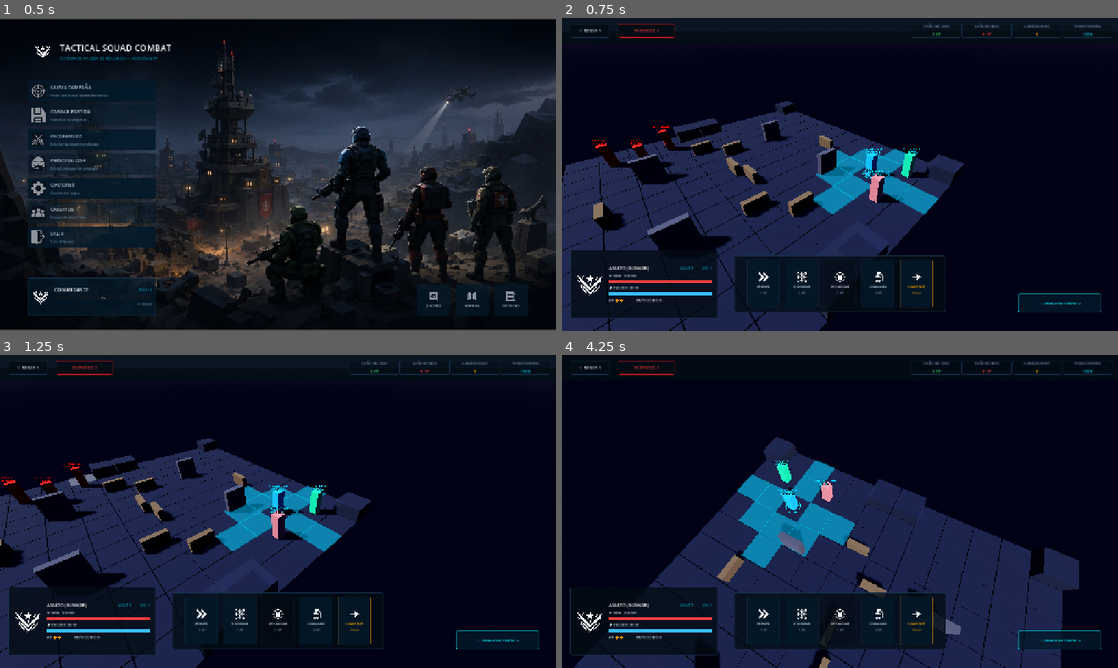
Above: before the commit, frames 1-4 (two rows, left to right).
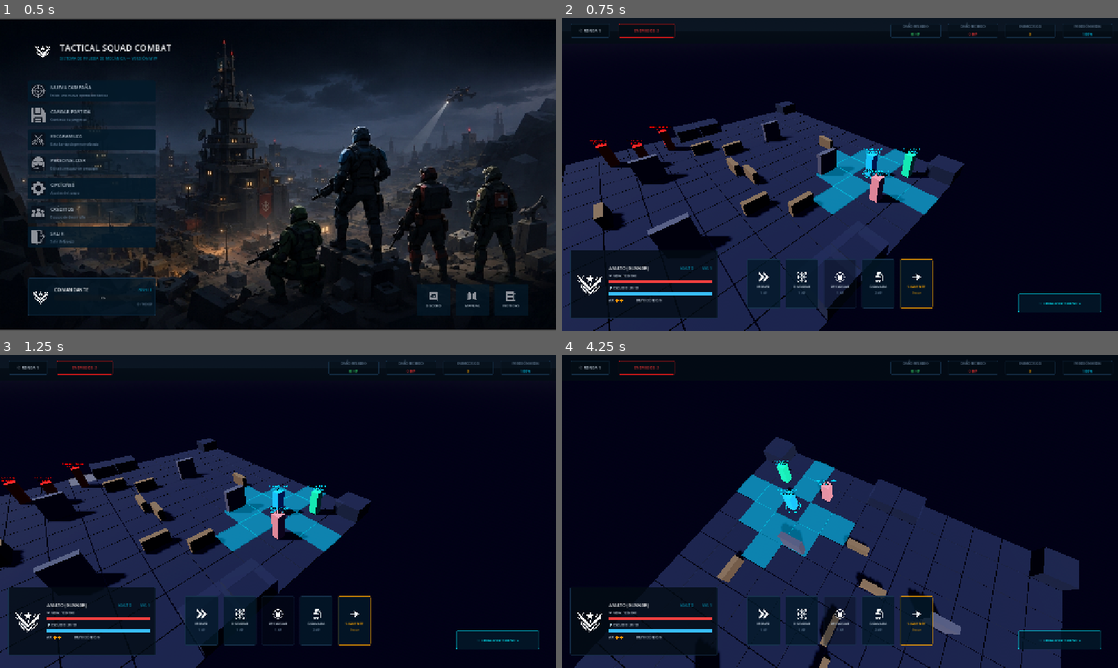
Above: after the commit, the same moments.

Repository: axel-molina/WarTacticGame
Game: Godot game, scene res://scenes/menu/menu_scene.tscn
Same seed, same stepped clock (60 frames per second), same inputs: the game is played once before the commit and once after it.
Inputs (mouse positions are in pixels of both pictures, inside the frame that each line leads up to):
- Up to frame 1 (0.5 s): no input
- Up to frame 2 (0.75 s): click (650, 140) at 0.5 s
- Up to frame 3 (1.25 s): no input
- Up to frame 4 (4.25 s): click "♢ FINALIZAR TURNO »" at 1.25 s; move the mouse to (962, 495) at 2.02 s; hold Right (ui_right) 2.03-2.75 s; hold Q 2.03-2.75 s; click (962, 495) at 2.17 s; drag from (728, 527) to (812, 574) at 2.77 s; move the mouse to (895, 442) at 3.52 s; hold Right (ui_right) from 3.53 s (still down); hold Q from 3.53 s (still down); click (895, 442) at 3.67 s

Frame 1 is identical in both runs. In frame 2, 2.3% of the frame differs, in the area x 5-90%, y 1-94%; in frame 3, 1.2%; in frame 4, 3.2%, in the area x 31-90%, y 1-94%.

Commit message:
Implement hover combat sounds, transparent ActionPanel, rename Aliens to Enemigos, add 3D bullets and grenade explosion particles VFX

Diff:
--- a/tactical-squad-combat/scenes/main/battle_scene.gd
+++ b/tactical-squad-combat/scenes/main/battle_scene.gd
@@ -29,8 +29,8 @@
 
 	# Enemy squad (Far/Front zone in a 12x12 grid)
 	spawn_soldier("Plasma Trooper", class_trooper, Vector2i(8, 9), true)
-	spawn_soldier("Alien Ranger", class_ranger, Vector2i(9, 10), true)
-	spawn_soldier("Alien Dreadnought", class_heavy, Vector2i(7, 10), true)
+	spawn_soldier("Ranger Enemigo", class_ranger, Vector2i(9, 10), true)
+	spawn_soldier("Dreadnought Enemigo", class_heavy, Vector2i(7, 10), true)
 
 	# Focus camera on the first player soldier
 	if GameManager.all_soldiers.size() > 0:
--- a/tactical-squad-combat/scenes/ui/hud.tscn
+++ b/tactical-squad-combat/scenes/ui/hud.tscn
@@ -165,6 +165,8 @@
 corner_radius_top_right = 2
 corner_radius_bottom_right = 2
 corner_radius_bottom_left = 2
+
+[sub_resource type="StyleBoxEmpty" id="StyleBoxEmpty_ActionPanel"]
 
 [sub_resource type="StyleBoxFlat" id="StyleBoxFlat_TurnButton"]
 bg_color = Color(0.0117647, 0.0980392, 0.160784, 0.8)
@@ -244,7 +246,7 @@
 [node name="StatsBox" type="HBoxContainer" parent="HUD/TopPanel/Margin/HBox"]
 layout_mode = 2
 theme_override_constants/margin_right = 10
-theme_override_constants/separation = 16
+theme_override_constants/separation = 32
 alignment = 2
 
 [node name="DmgDealt" type="PanelContainer" parent="HUD/TopPanel/Margin/HBox/StatsBox"]
@@ -309,7 +311,7 @@
 layout_mode = 2
 theme_override_colors/font_color = Color(0.4, 0.5, 0.6, 1)
 theme_override_font_sizes/font_size = 7
-text = "ALIENÍGENAS K.O."
+text = "ENEMIGOS K.O."
 horizontal_alignment = 1
 
 [node name="Val" type="Label" parent="HUD/TopPanel/Margin/HBox/StatsBox/Kills/VBox"]
@@ -436,7 +438,7 @@
 anchor_top = 0.76
 anchor_right = 0.69
 anchor_bottom = 0.94
-theme_override_styles/panel = SubResource("StyleBoxFlat_Card")
+theme_override_styles/panel = SubResource("StyleBoxEmpty_ActionPanel")
 
 [node name="Margin" type="MarginContainer" parent="HUD/ActionPanel"]
 layout_mode = 2
--- a/tactical-squad-combat/scripts/autoloads/game_manager.gd
+++ b/tactical-squad-combat/scripts/autoloads/game_manager.gd
@@ -73,44 +73,64 @@
 	var ammo_consumed = 3 if shooter.class_data.class_id == "assault" else 1
 	shooter.stats.ammo = max(0, shooter.stats.ammo - ammo_consumed)
 
-	if is_hit:
-		var dmg = breakdown.final_damage
-		EventBus.combat_log_added.emit("🎯 ¡Impacto! %s dispara a %s (%d%% de acierto). Daño: %d" % [
-			shooter.soldier_name, defender.soldier_name, breakdown.final_accuracy, dmg
-		], "player_attack" if not shooter.is_enemy else "enemy_attack")
-
-		# Sonido de disparo e impacto
-		var is_shotgun = shooter.class_data.class_id == "assault"
-		if is_shotgun:
-			AudioManager.play_sfx("fire_shotgun")
-		else:
-			AudioManager.play_sfx("fire_rifle")
-
-		# Pequeño delay para el sonido del impacto
-		get_tree().create_timer(0.15).timeout.connect(func():
-			AudioManager.play_sfx("hit")
-		)
-
-		defender.take_damage(dmg)
-	else:
-		EventBus.combat_log_added.emit("❌ ¡Fallo! %s dispara a %s (%d%% de acierto) pero erra el tiro." % [
-			shooter.soldier_name, defender.soldier_name, breakdown.final_accuracy
-		], "info")
-
-		# Sonido de disparo (fallido)
-		var is_shotgun = shooter.class_data.class_id == "assault"
-		if is_shotgun:
-			AudioManager.play_sfx("fire_shotgun")
-		else:
-			AudioManager.play_sfx("fire_rifle")
-
 	# Focus camera on combat location
 	var camera = get_tree().current_scene.get_node("TacticalCamera") as TacticalCamera
 	if camera:
 		camera.target_focus = defender.global_position
 
+	# 1. Reproducir sonido de disparo
+	var is_shotgun = shooter.class_data.class_id == "assault"
+	if is_shotgun:
+		AudioManager.play_sfx("fire_shotgun")
+	else:
+		AudioManager.play_sfx("fire_rifle")
+
+	# 2. Instanciar Proyectil 3D (Bala luminosa)
+	var start_pos = shooter.global_position + Vector3(0, 1.2, 0)
+	# Si es impacto, apunta al pecho del defensor. Si falla, desviar la trayectoria.
+	var end_pos = defender.global_position + Vector3(0, 1.2, 0)
+	if not is_hit:
+		# Desvío aleatorio
+		end_pos += Vector3(randf_range(-1.5, 1.5), randf_range(-0.5, 1.0), randf_range(-1.5, 1.5))
+
+	var projectile = MeshInstance3D.new()
+	var sphere = SphereMesh.new()
+	sphere.radius = 0.08
+	sphere.height = 0.16
+	projectile.mesh = sphere
+
+	var material = StandardMaterial3D.new()
+	material.shading_mode = StandardMaterial3D.SHADING_MODE_UNSHADED
+	material.albedo_color = Color(1.0, 0.8, 0.1) # Amarillo brillante
+	projectile.material_override = material
+
+	get_tree().current_scene.add_child(projectile)
+	projectile.global_position = start_pos
+
+	# Mover el proyectil con Tween
+	var travel_duration = 0.2
+	var tween = create_tween()
+	tween.tween_property(projectile, "global_position", end_pos, travel_duration)
+
+	# 3. Aplicar efectos al llegar al destino
+	tween.tween_callback(func():
+		projectile.queue_free()
+		if is_hit:
+			var dmg = breakdown.final_damage
+			EventBus.combat_log_added.emit("🎯 ¡Impacto! %s dispara a %s (%d%% de acierto). Daño: %d" % [
+				shooter.soldier_name, defender.soldier_name, breakdown.final_accuracy, dmg
+			], "player_attack" if not shooter.is_enemy else "enemy_attack")
+
+			AudioManager.play_sfx("hit")
+			defender.take_damage(dmg)
+			check_battle_status()
+		else:
+			EventBus.combat_log_added.emit("❌ ¡Fallo! %s dispara a %s (%d%% de acierto) pero erra el tiro." % [
+				shooter.soldier_name, defender.soldier_name, breakdown.final_accuracy
+			], "info")
+	)
+
 	EventBus.soldier_selected.emit(shooter)
-	check_battle_status()
 
 func execute_reload(soldier: SoldierController) -> void:
 	if soldier.stats.ap <= 0:
@@ -152,6 +172,38 @@
 
 	# Play explosion sound 3D
 	AudioManager.play_sfx_3d("grenade_explosion", target_world_pos)
+
+	# --- VFX de Explosión de Granada (CPUParticles3D) ---
+	var particles = CPUParticles3D.new()
+	particles.emitting = false
+	particles.one_shot = true
+	particles.amount = 40
+	particles.lifetime = 0.6
+	particles.explosiveness = 1.0
+	particles.direction = Vector3(0, 1, 0)
+	particles.spread = 180.0
+	particles.gravity = Vector3(0, -5, 0)
+	particles.initial_velocity_min = 4.0
+	particles.initial_velocity_max = 8.0
+
+	# Malla para cada partícula (pequeñas esferas)
+	var sphere = SphereMesh.new()
+	sphere.radius = 0.15
+	sphere.height = 0.3
+	particles.mesh = sphere
+
+	# Material de partícula emisor de calor
+	var material = StandardMaterial3D.new()
+	material.shading_mode = StandardMaterial3D.SHADING_MODE_UNSHADED
+	material.albedo_color = Color(1.0, 0.4, 0.1) # Naranja fuego
+	particles.material_override = material
+
+	get_tree().current_scene.add_child(particles)
+	particles.global_position = target_world_pos
+	particles.emitting = true
+
+	# Autodestrucción del emisor tras la animación
+	get_tree().create_timer(1.0).timeout.connect(particles.queue_free)
 
 	# Splash damage in 1-cell radius (Manhattan dist <= 1)
 	var targets_to_damage = []
@@ -185,7 +237,7 @@
 					EventBus.combat_log_added.emit("🛡️ %s se trinchera (Hunker Down)." % [soldier.soldier_name], "info")
 
 		turn_owner = "enemy"
-		EventBus.combat_log_added.emit("🚨 Turno de la Inteligencia Alienígena.", "system")
+		EventBus.combat_log_added.emit("🚨 Turno de los Enemigos.", "system")
 		turn_changed.emit(turn_owner)
 		EventBus.turn_changed.emit(turn_owner)
 
@@ -231,6 +283,6 @@
 				players_alive += 1
 
 	if enemies_alive == 0:
-		EventBus.combat_log_added.emit("🏆 ¡VICTORIA! Escuadrón alienígena aniquilado.", "system")
+		EventBus.combat_log_added.emit("🏆 ¡VICTORIA! Escuadrón enemigo eliminado.", "system")
 	elif players_alive == 0:
 		EventBus.combat_log_added.emit("💀 ¡DERROTA! Todo tu escuadrón ha caído.", "system")
--- a/tactical-squad-combat/scripts/ui/hud_controller.gd
+++ b/tactical-squad-combat/scripts/ui/hud_controller.gd
@@ -50,6 +50,15 @@
 	btn_grenade.pressed.connect(_on_btn_grenade_pressed)
 	btn_end_turn.pressed.connect(_on_btn_end_turn_pressed)
 	btn_turn.pressed.connect(_on_btn_turn_pressed)
+
+	# Connect hover sounds
+	var action_buttons = [btn_move, btn_shoot, btn_reload, btn_heal, btn_grenade, btn_end_turn, btn_turn]
+	for btn in action_buttons:
+		if btn:
+			btn.mouse_entered.connect(func():
+				if not btn.disabled:
+					AudioManager.play_sfx("ui_hover_combat")
+			)
 
 	update_hud_display()
 
@@ -95,7 +104,7 @@
 		color_str = "pink"
 	elif type == "death":
 		color_str = "orange"
-		if "Alien" in message or "Plasma" in message:
+		if "Enemigo" in message or "Plasma" in message:
 			total_kills += 1
 	elif type == "system":
 		color_str = "cyan"
@@ -125,7 +134,7 @@
 			label_turn.text = "TU TURNO"
 			label_turn.modulate = Color.GREEN
 		else:
-			label_turn.text = "TURNO ALIENÍGENA"
+			label_turn.text = "TURNO DE LOS ENEMIGOS"
 			label_turn.modulate = Color.RED
 	update_hud_display()
 
